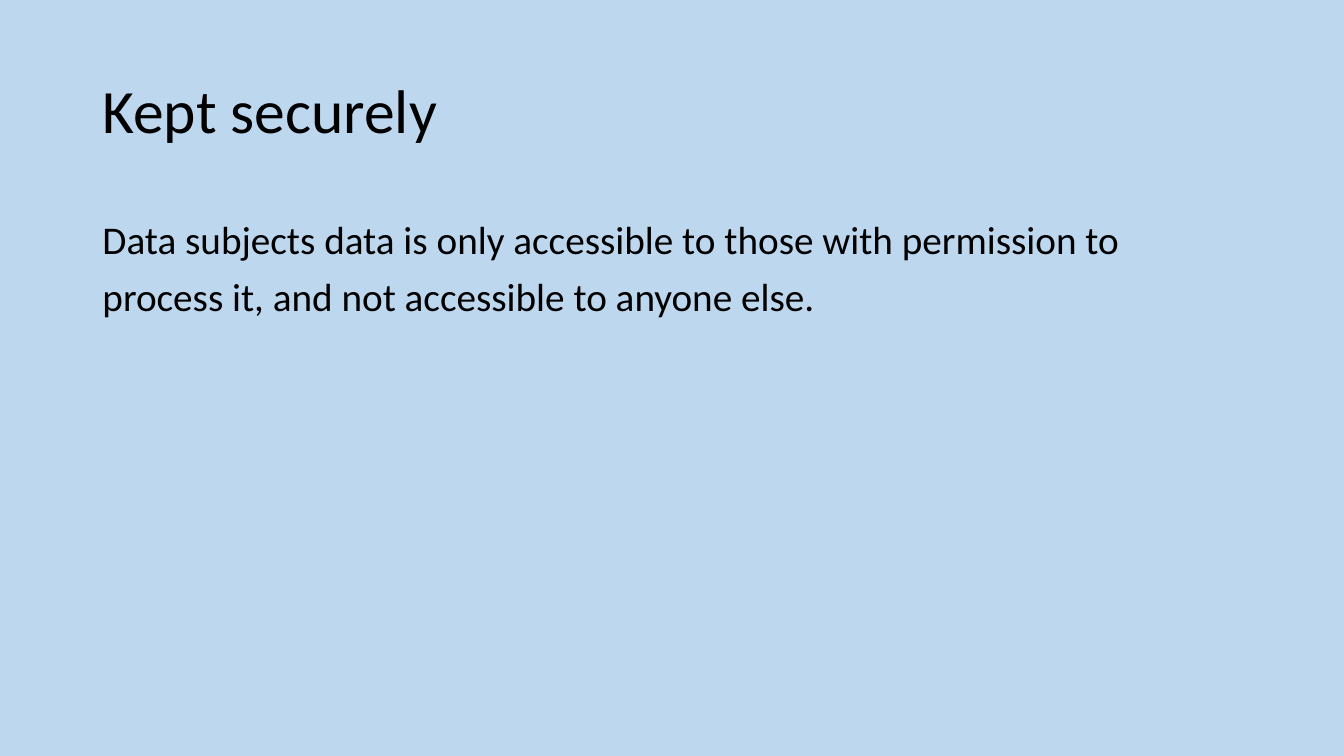
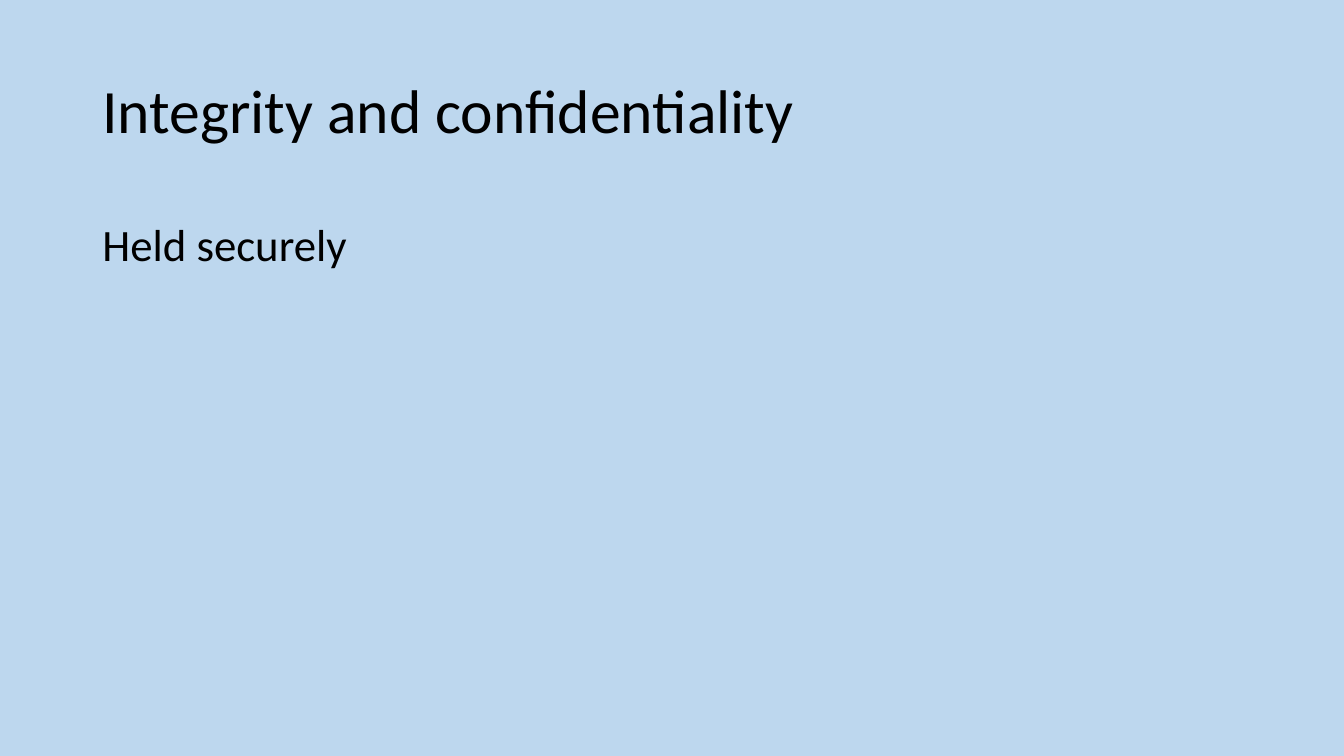
Before and after one commit to MrFriendCS/MrFriendCS.github.io, a slide deck: slide 196 of n5/ddd/N5 CS DDD Slides.pptx (slide 198 before the commit). Drawn at 1344x756 pixels with LibreOffice and Linux fonts; fonts in the diff are those of the drawing. Boxes give left, top, right and bottom in pixels: in the first picture for what was removed or moved away, otherwise in the second. Text is boxed around its words. In the diff, an @@ line names an element or a change of style, - is before the commit and + after.

```diff
--- a/n5/ddd/N5 CS DDD Slides.pptx
+++ b/n5/ddd/N5 CS DDD Slides.pptx
@@ title at [102,90,793,144]: text changed @@
-Kept securely
+Integrity and confidentiality
@@ text at [102,230,347,269]: text changed; size 28 to 32 pt @@
-Data subjects data is only accessible to those with permission to process it, and not accessible to anyone else.
+Held securely
```
Also in this commit, not shown: 7 other slides changed, 1 slide added, 2 slides removed, 1 other file.
